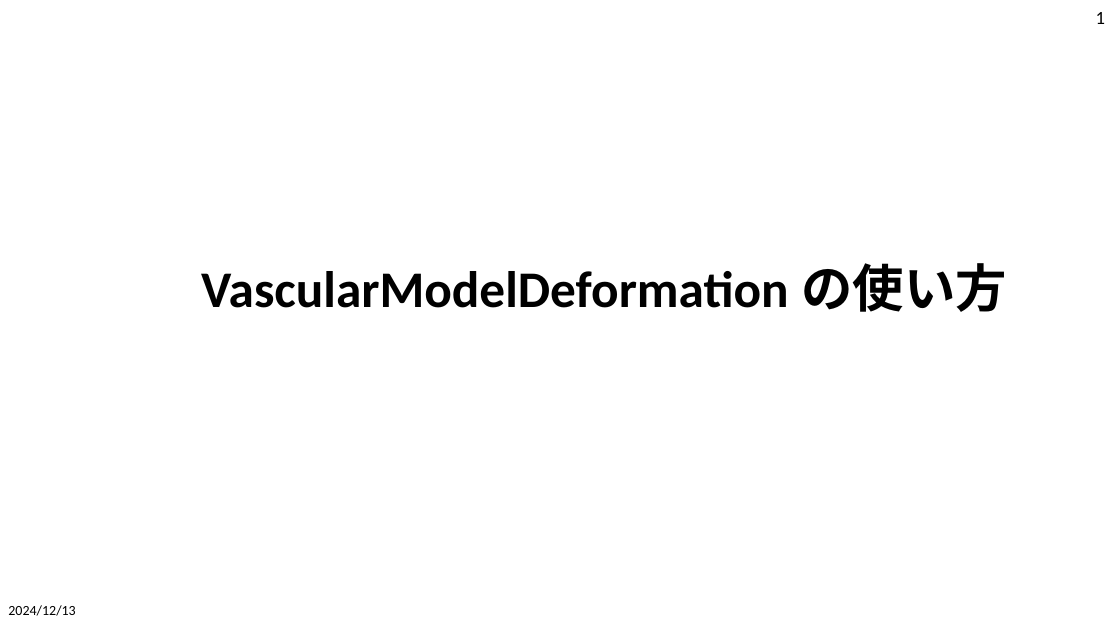
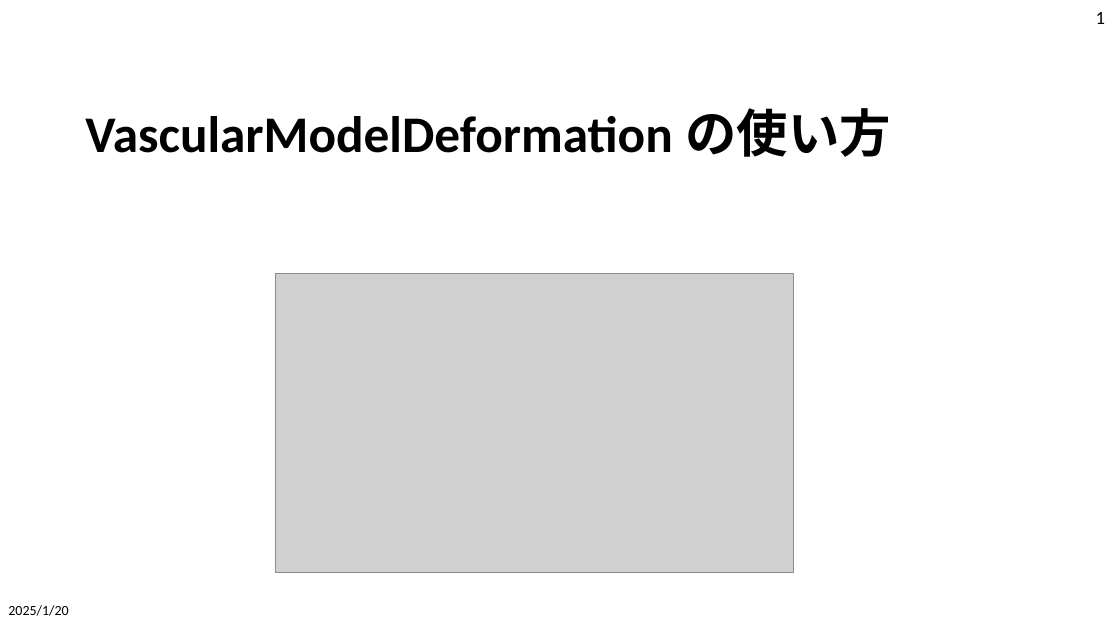
Before and after one commit to tailup7/VMD, a slide deck: slide 1 of SetupAndUsage.pptx. Drawn at 1120x630 pixels with LibreOffice and Linux fonts; fonts in the diff are those of the drawing; grey boxes stand for pictures. Boxes give left, top, right and bottom in pixels: in the first picture for what was removed or moved away, otherwise in the second. Text is boxed around its words. In the diff, an @@ line names an element or a change of style, - is before the commit and + after.

```diff
--- a/SetupAndUsage.pptx
+++ b/SetupAndUsage.pptx
@@ title "VascularModelDeformation の使い方": place and size @@
-title "VascularModelDeformation の使い方" at bbox=[201, 263, 1006, 312]
+title "VascularModelDeformation の使い方" at bbox=[85, 108, 891, 157]
@@ picture added at bbox=[276, 274, 794, 573] @@
@@ text at bbox=[8, 605, 68, 616]: text changed @@
-2024/12/13
+2025/1/20
```
Also in this commit, not shown: 9 other slides changed, 43 other files.
